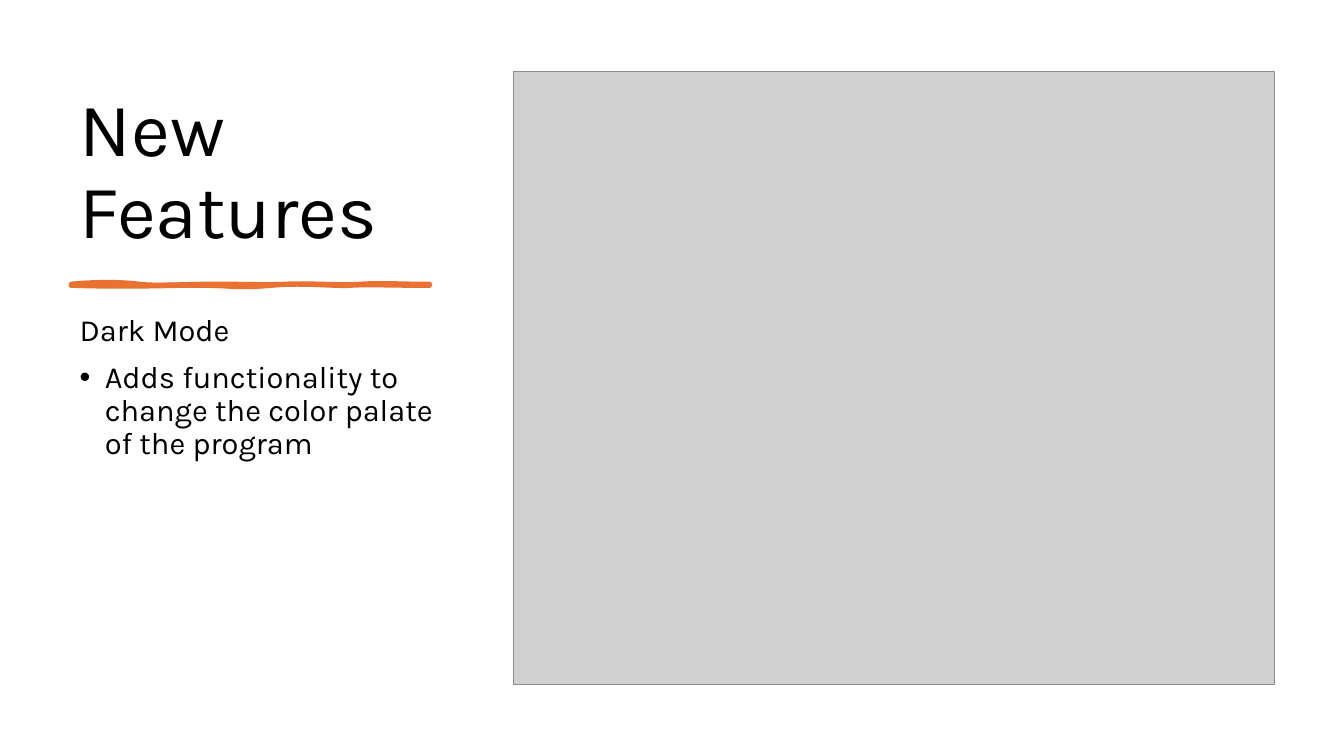
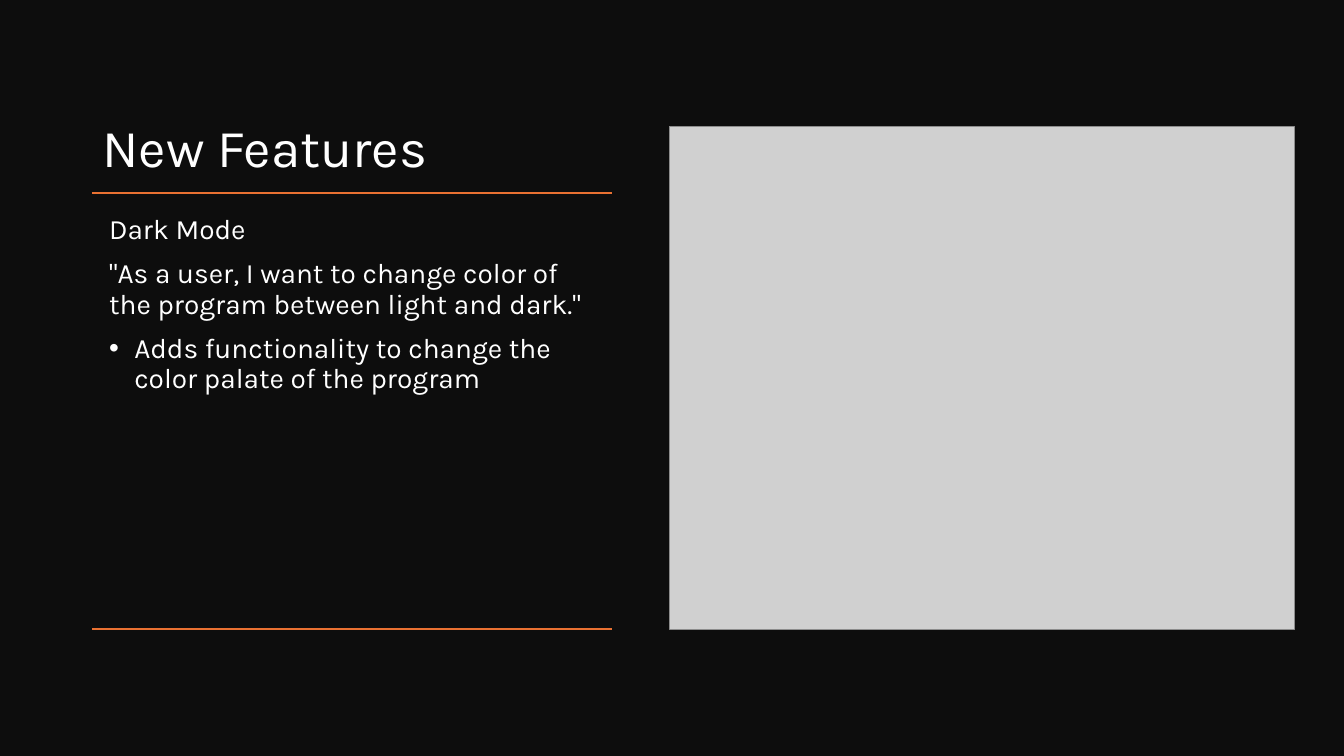
Before and after one commit to Dreymeister/ExpenseTracker, a slide deck: slide 16 of Documents/ASE420_ExpenseTracker.pptx (slide 4 before the commit). Drawn at 1344x756 pixels with LibreOffice and Linux fonts; fonts in the diff are those of the drawing; grey boxes stand for pictures. Boxes give left, top, right and bottom in pixels: in the first picture for what was removed or moved away, otherwise in the second. Text is boxed around its words. In the diff, an @@ line names an element or a change of style, - is before the commit and + after.

```diff
--- a/Documents/ASE420_ExpenseTracker.pptx
+++ b/Documents/ASE420_ExpenseTracker.pptx
@@ rectangle added at bbox=[0, 0, 1344, 756], fill #0D0D0D @@
@@ title "New Features": place and size @@
-title "New Features" at bbox=[80, 108, 378, 239]
+title "New Features" at bbox=[102, 133, 427, 168]
@@ title "New Features" at bbox=[102, 133, 427, 168]: size 54 to 38 pt, text colour #000000 to #FFFFFF @@
@@ picture: place and size @@
-picture at bbox=[513, 72, 1274, 685]
+picture at bbox=[670, 127, 1296, 630]
@@ line added from (612, 193) to (92, 193), #E97132 1 pt @@
@@ text "Dark Mode": place and size @@
-text "Dark Mode" at bbox=[80, 320, 433, 462]
+text "Dark Mode" at bbox=[109, 220, 580, 395]
@@ text at bbox=[109, 220, 551, 395]: size 22 to 20 pt, text colour #000000 to #FFFFFF in "Dark Mode", "Adds functionality to change the color palate ..." @@
@@ text at bbox=[109, 263, 580, 321]: paragraph added @@
+"As a user, I want to change color of the program between light and dark."
@@ freeform shape removed at bbox=[71, 283, 430, 285] @@
@@ line added from (612, 629) to (92, 629), #E97132 1 pt @@
```
Also in this commit, not shown: 2 other slides changed, 14 slides added, 1 slide removed, 1 other file.
